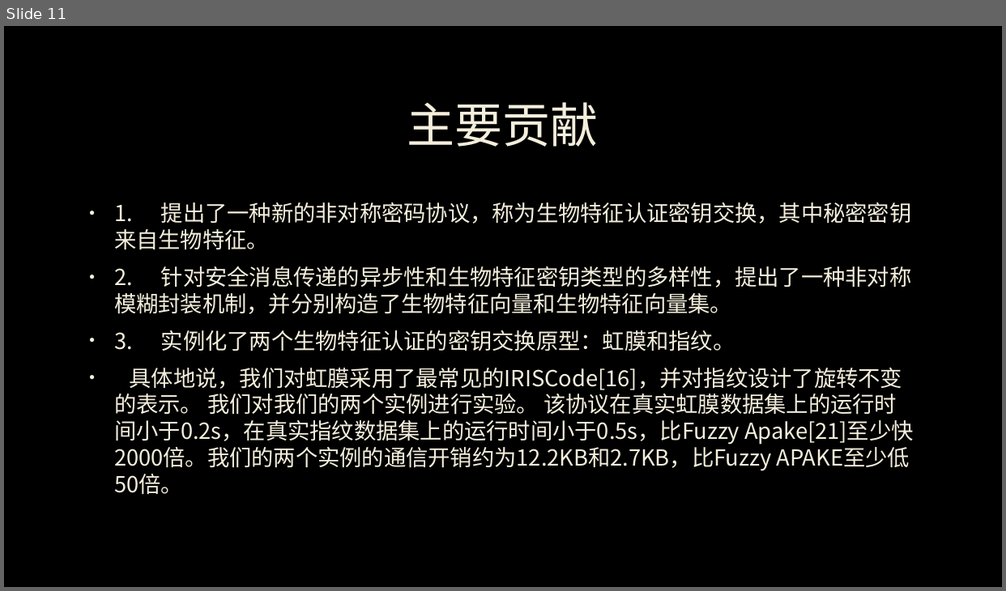
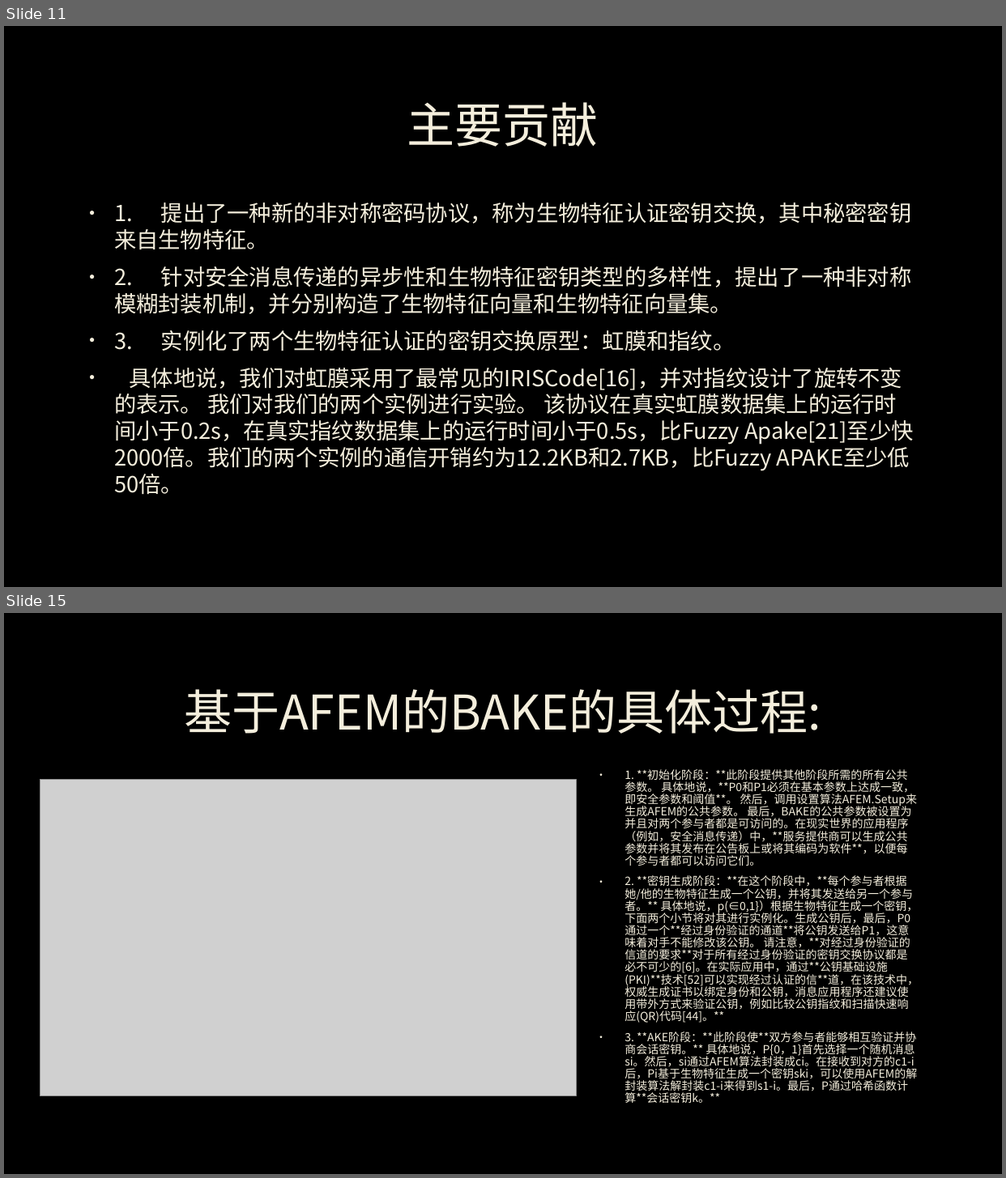
Before and after one commit to ajwlforever/Cryptography-Assignment, a slide deck: Biometrics-Authenticated Key Exchange for Secure Messaging.pptx. Shown one above the other, each under a label of ours: slide 11 before the commit, slides 11 and 15 after it; the slides between them are not shown. The pictures are 1006x591 and 1006x1178 pixels, drawn with LibreOffice and Linux fonts; fonts in the diff are those of the drawing; grey boxes stand for pictures; background and template pictures are left out. Boxes give left, top, right and bottom in pixels: in the first picture for what was removed or moved away, otherwise in the second. Text is boxed around its words. In the diff, an @@ line names an element or a change of style, - is before the commit and + after.

```diff
--- a/Biometrics-Authenticated Key Exchange for Secure Messaging.pptx
+++ b/Biometrics-Authenticated Key Exchange for Secure Messaging.pptx
@@ slide 15 added at box(4, 613, 1002, 1174), background picture (left out) @@
@@ title added at box(184, 689, 821, 734), 46 pt, text #F4EEDC @@
+基于AFEM的BAKE的具体过程:
@@ picture added at box(40, 779, 576, 1096) @@
@@ text added at box(624, 769, 918, 1103), 10.9 pt, text #F4EEDC @@
+• 1. **初始化阶段：**此阶段提供其他阶段所需的所有公共参数。 具体地说，**P0和P1必须在基本参数上达成一致，即安全参数和阈值**。 然后，调用设置算法AFEM.Setup来生成AFEM的公共参数。 最后，BAKE的公共参数被设置为并且对两个参与者都是可访问的。在现实世界的应用程序（例如，安全消息传递）中，**服务提供商可以生成公共参数并将其发布在公告板上或将其编码为软件**，以便每个参与者都可以访问它们。
+• 2. **密钥生成阶段：**在这个阶段中，**每个参与者根据她/他的生物特征生成一个公钥，并将其发送给另一个参与者。** 具体地说，p(∈0,1}）根据生物特征生成一个密钥，下面两个小节将对其进行实例化。生成公钥后，最后，P0通过一个**经过身份验证的通道**将公钥发送给P1，这意味着对手不能修改该公钥。 请注意，**对经过身份验证的信道的要求**对于所有经过身份验证的密钥交换协议都是必不可少的[6]。在实际应用中，通过**公钥基础设施(PKI)**技术[52]可以实现经过认证的信**道，在该技术中，权威生成证书以绑定身份和公钥，消息应用程序还建议使用带外方式来验证公钥，例如比较公钥指纹和扫描快速响应(QR)代码[44]。**
+• 3. **AKE阶段：**此阶段使**双方参与者能够相互验证并协商会话密钥。** 具体地说，P{0，1}首先选择一个随机消息si。然后，si通过AFEM算法封装成ci。在接收到对方的c1-i后，Pi基于生物特征生成一个密钥ski，可以使用AFEM的解封装算法解封装c1-i来得到s1-i。最后，P通过哈希函数计算**会话密钥k。**
```
Also in this commit, not shown: 1 slide changed, 5 other slides added, 4 other files.
